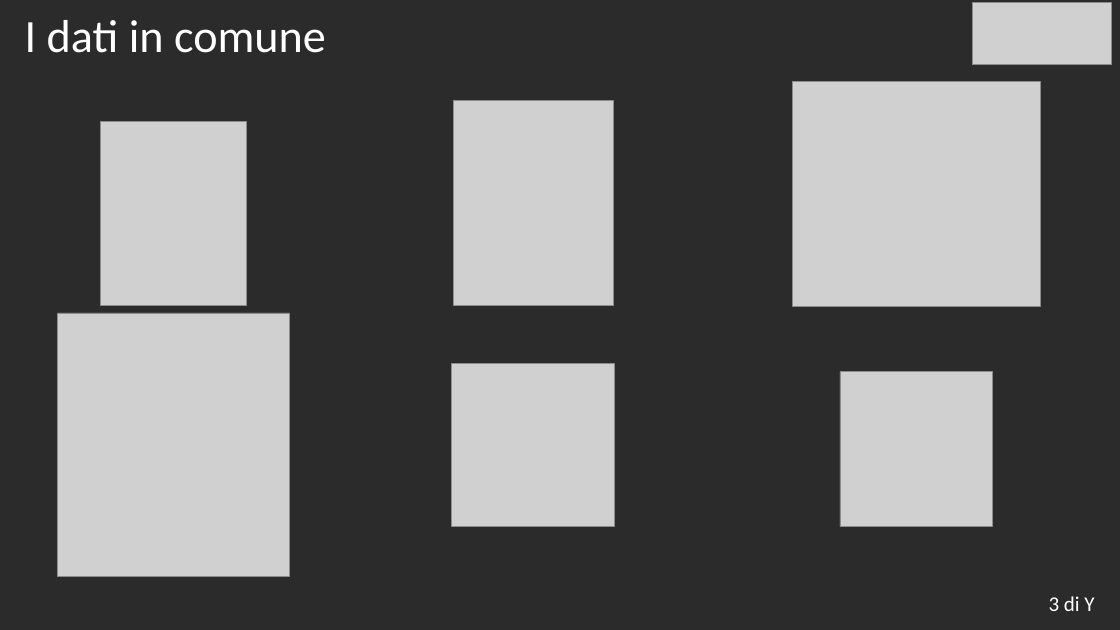
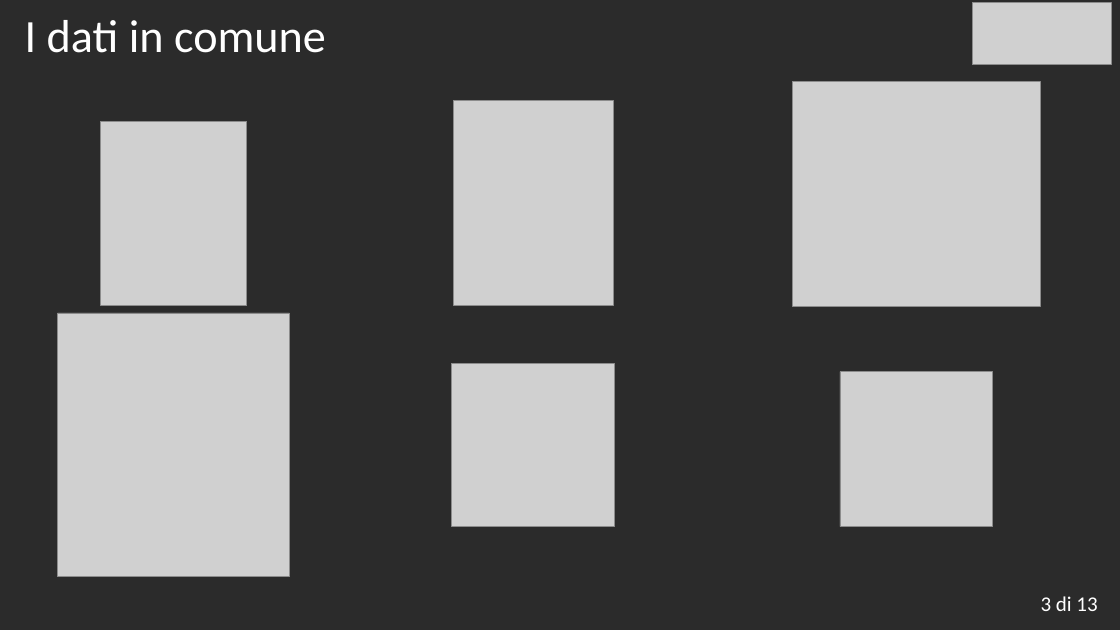
Before and after one commit to avenier/tesi, a slide deck: slide 4 of TemplatePresentazioneLaurea.pptx. Drawn at 1120x630 pixels with LibreOffice and Linux fonts; fonts in the diff are those of the drawing; grey boxes stand for pictures; background and template pictures are left out; a plain dark background stands for a picture behind light text. Boxes give left, top, right and bottom in pixels: in the first picture for what was removed or moved away, otherwise in the second. Text is boxed around its words. In the diff, an @@ line names an element or a change of style, - is before the commit and + after.

```diff
--- a/TemplatePresentazioneLaurea.pptx
+++ b/TemplatePresentazioneLaurea.pptx
@@ text at (1041, 596, 1097, 611): text changed @@
-3 di Y
+3 di 13
```
Also in this commit, not shown: 8 other slides changed.
